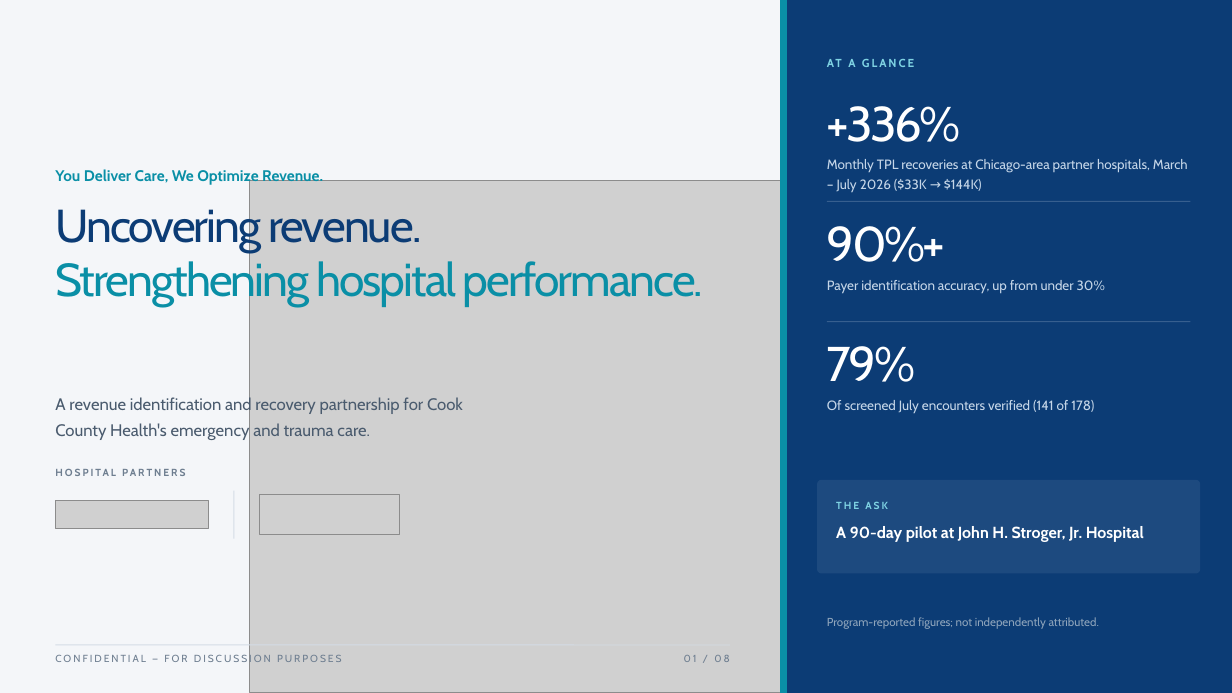
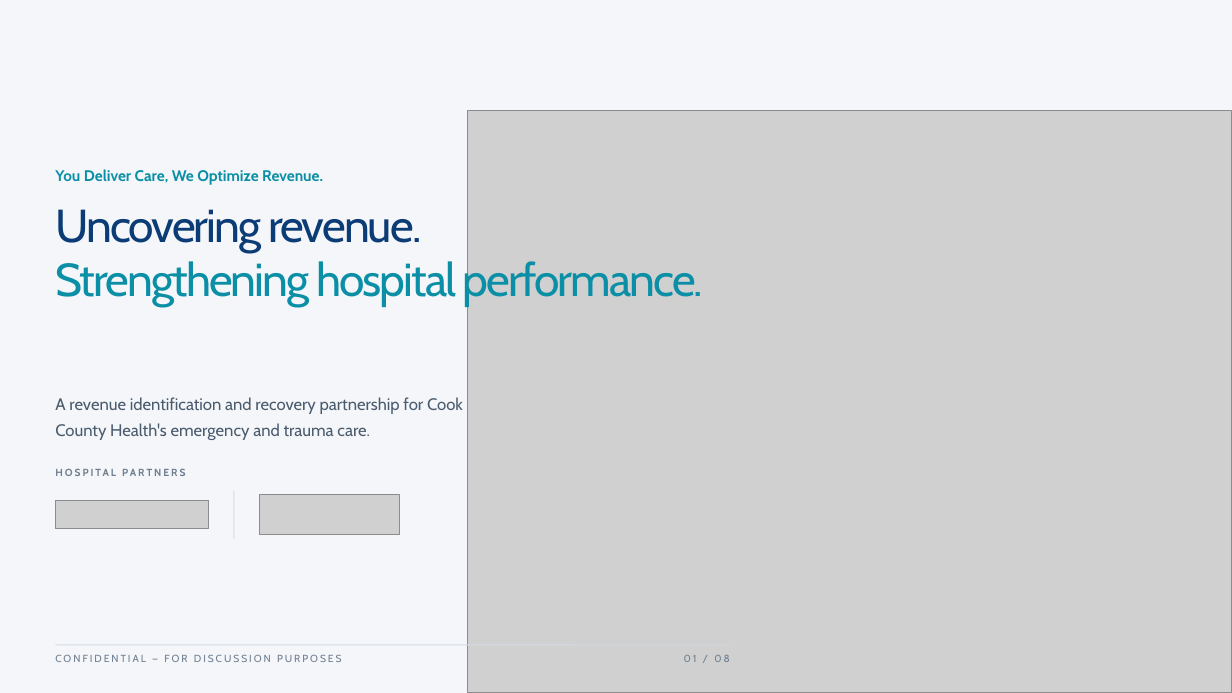
Before and after one commit to GMyoung/laborforce-deck, a slide deck: slide 1 of LaborForce_CookCountyHealth.pptx. Drawn at 1232x693 pixels with LibreOffice and Linux fonts; fonts in the diff are those of the drawing; grey boxes stand for pictures. Boxes give left, top, right and bottom in pixels: in the first picture for what was removed or moved away, otherwise in the second. Text is boxed around its words. In the diff, an @@ line names an element or a change of style, - is before the commit and + after.

```diff
--- a/LaborForce_CookCountyHealth.pptx
+++ b/LaborForce_CookCountyHealth.pptx
@@ rectangle removed at [781,0,1232,693] @@
@@ rectangle removed at [781,0,787,693] @@
@@ text removed at [827,59,855,67] @@
-AT A GLANCE
@@ picture: place and size @@
-picture at [250,180,781,693]
+picture at [468,111,1232,693]
@@ text removed at [827,106,961,142] @@
-+336%
@@ text removed at [827,159,1188,192] @@
-Monthly TPL recoveries at Chicago-area partner hospitals, March – July 2026 ($33K → $144K)
@@ line removed from (827, 201) to (1190, 201) @@
@@ text removed at [827,226,946,262] @@
-90%+
@@ text removed at [827,280,1105,293] @@
-Payer identification accuracy, up from under 30%
@@ line removed from (827, 322) to (1190, 322) @@
@@ text removed at [827,346,915,382] @@
-79%
@@ text removed at [827,400,1094,413] @@
-Of screened July encounters verified (141 of 178)
@@ rounded rectangle removed at [818,481,1200,573] @@
@@ text removed at [836,502,888,509] @@
-THE ASK
@@ text removed at [836,526,1144,542] @@
-A 90-day pilot at John H. Stroger, Jr. Hospital
@@ text removed at [827,617,1099,629] @@
-Program-reported figures; not independently attributed.
```
Also in this commit, not shown: 3 other files.
